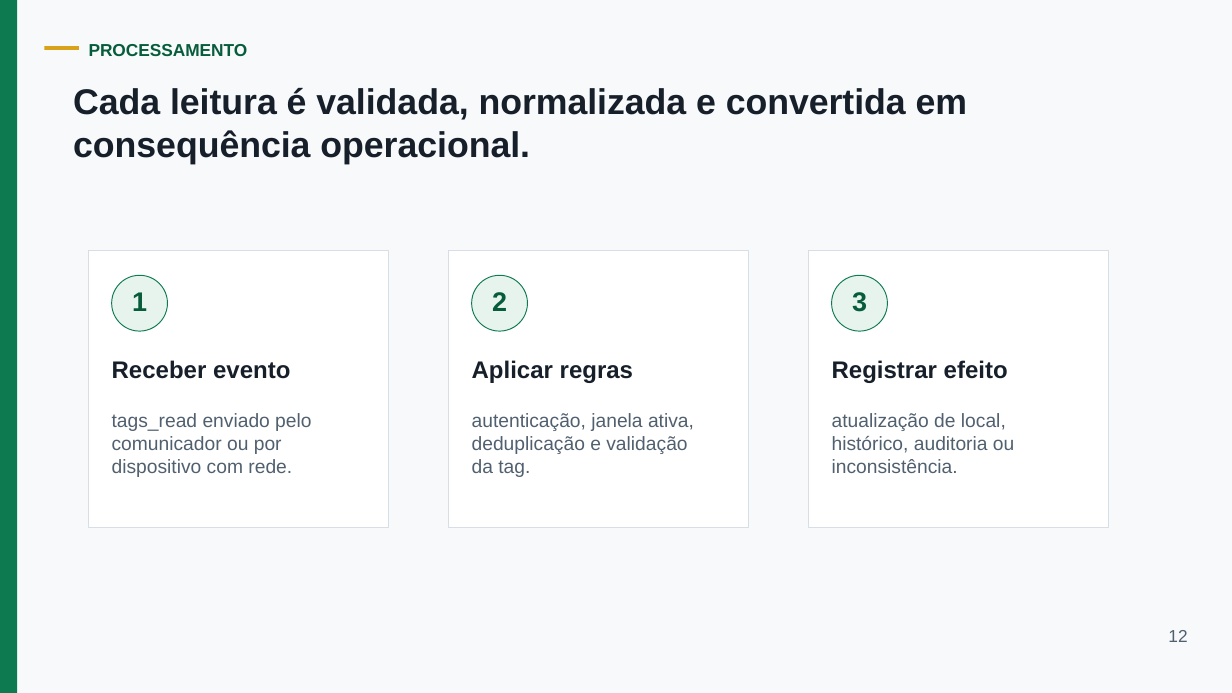
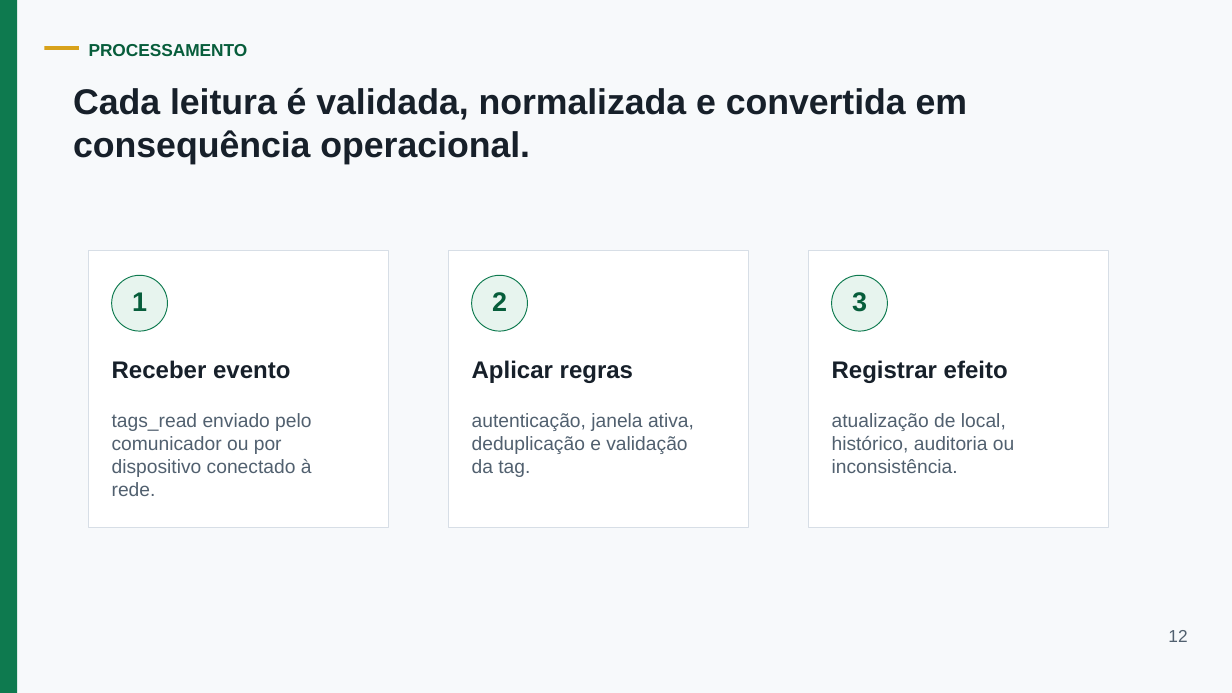
Before and after one commit to EzekLobo/InventoryRFID, a slide deck: slide 12 of docs/tcc/apresentacao-inventoryrfid-15min.pptx. Drawn at 1232x693 pixels with LibreOffice and Linux fonts; fonts in the diff are those of the drawing. Boxes give left, top, right and bottom in pixels: in the first picture for what was removed or moved away, otherwise in the second. Text is boxed around its words. In the diff, an @@ line names an element or a change of style, - is before the commit and + after.

Commit message:
docs(slides): revise defense presentation grammar

```diff
--- a/docs/tcc/apresentacao-inventoryrfid-15min.pptx
+++ b/docs/tcc/apresentacao-inventoryrfid-15min.pptx
@@ text at <box>112,413,312,496</box>: text changed @@
-tags_read enviado pelo comunicador ou por dispositivo com rede.
+tags_read enviado pelo comunicador ou por dispositivo conectado à rede.
```
Also in this commit, not shown: 7 other slides changed, 28 other files.
